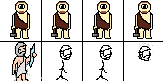
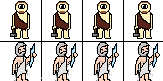
Revision of a layered 163×81 image; what changed, layer by layer:
painted on "cyclops.png" over [14, 42, 161, 81]
